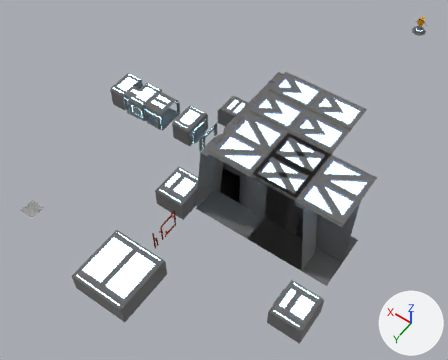
Renders of the Blender file Assets/Models/rooms.blend from each side of a commit.
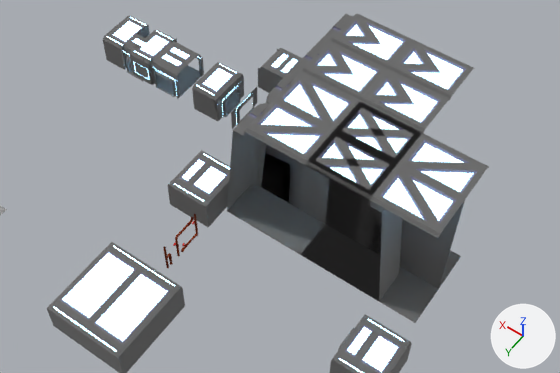
The first picture shows the older version from a 50 mm lens placed at (-20.9, 45.2, 62.1), pointed at (7.8, 5.0, -1.0). The close-ups show both versions on the part from 9% to 95% of the width and 17% to 89% of the height of that picture; other places that the commit changed are outside them. Arrows for +X, +Y and +Z are at lower right; the lights stay in place.
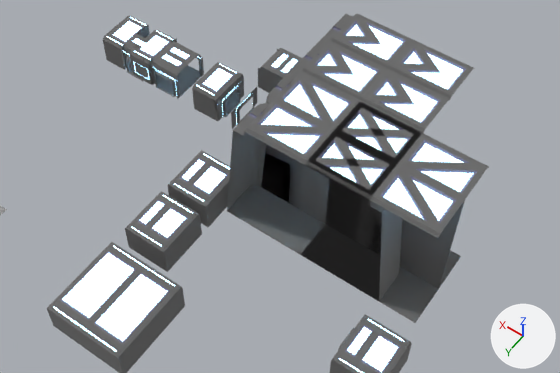
Location of each change, [x1, y1, x2, y2] in pixels of the close-ups (560 x 373 px):
'Cube.029', shown: after [125, 191, 202, 272]
'Cylinder.011', deleted: before [177, 217, 193, 237]
'Cylinder.009', deleted: before [181, 234, 197, 252]
'Cylinder.008', deleted: before [163, 246, 169, 268]
'Cylinder.007', deleted: before [194, 214, 198, 236]
'Cylinder.013', deleted: before [175, 239, 180, 256]

Patch to the scene script:
```diff
--- a/Assets/Models/rooms.blend.py
+++ b/Assets/Models/rooms.blend.py
@@ ob_cube_029 @@
 ob_cube_029.location = (12.11, 15.18, 0.02)
-ob_cube_029.hide_set(True)
@@ ob_cylinder_007 @@
-ob_cylinder_007 = bpy.data.objects.new('Cylinder.007', me_cylinder_009)
-ob_cylinder_007.location = (8.03, 14.65, 1.5)
-ob_cylinder_007.scale = (0.107, 0.107, 1.49)
@@ ob_cylinder_008 @@
-ob_cylinder_008 = bpy.data.objects.new('Cylinder.008', me_cylinder_010)
-ob_cylinder_008.location = (8.03, 18.46, 1.5)
-ob_cylinder_008.scale = (0.107, 0.107, 1.49)
@@ ob_cylinder_009 @@
-ob_cylinder_009 = bpy.data.objects.new('Cylinder.009', me_cylinder_011)
-ob_cylinder_009.location = (8.03, 16.21, 0.25)
-ob_cylinder_009.rotation_euler = (-1.571, 0.0, 0.0)  # degrees (-90, 0, 0)
-ob_cylinder_009.scale = (0.107, 0.107, 1.49)
@@ ob_cylinder_011 @@
-ob_cylinder_011 = bpy.data.objects.new('Cylinder.011', me_cylinder_013)
-ob_cylinder_011.location = (8.03, 15.39, 2.62)
-ob_cylinder_011.rotation_euler = (1.571, 0.0, 0.0)  # degrees (90, 0, 0)
-ob_cylinder_011.scale = (0.107, 0.107, 1.49)
@@ ob_cylinder_013 @@
-ob_cylinder_013 = bpy.data.objects.new('Cylinder.013', me_cylinder_015)
-ob_cylinder_013.location = (8.03, 17.07, 1.37)
-ob_cylinder_013.scale = (0.107, 0.107, 1.49)
```
